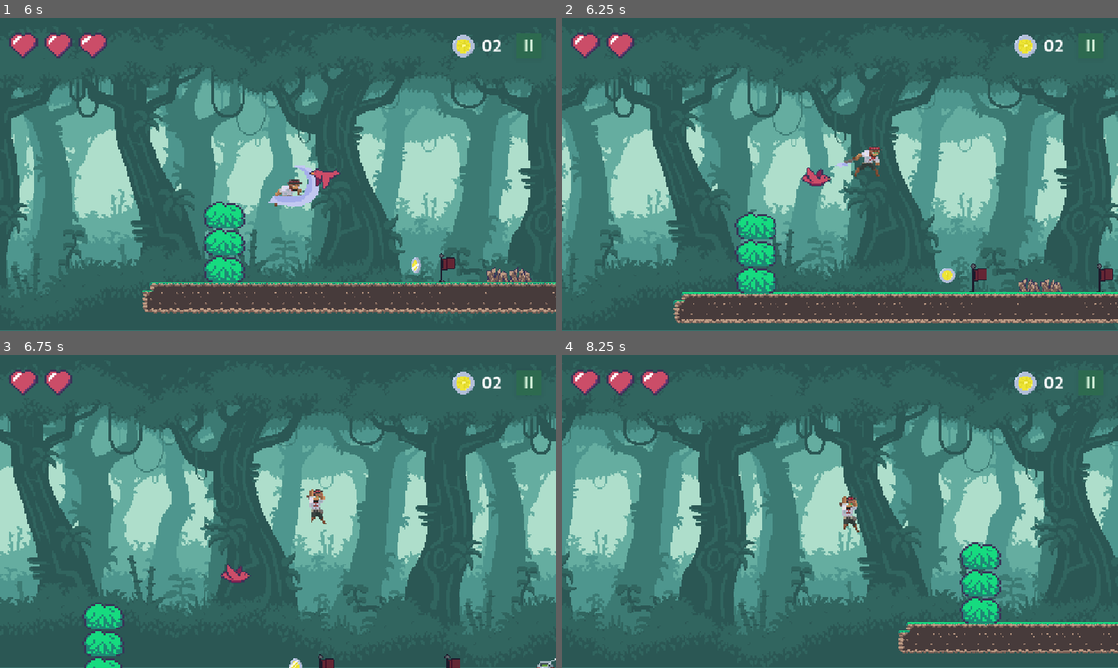
Above: before the commit, frames 1-4 (two rows, left to right).
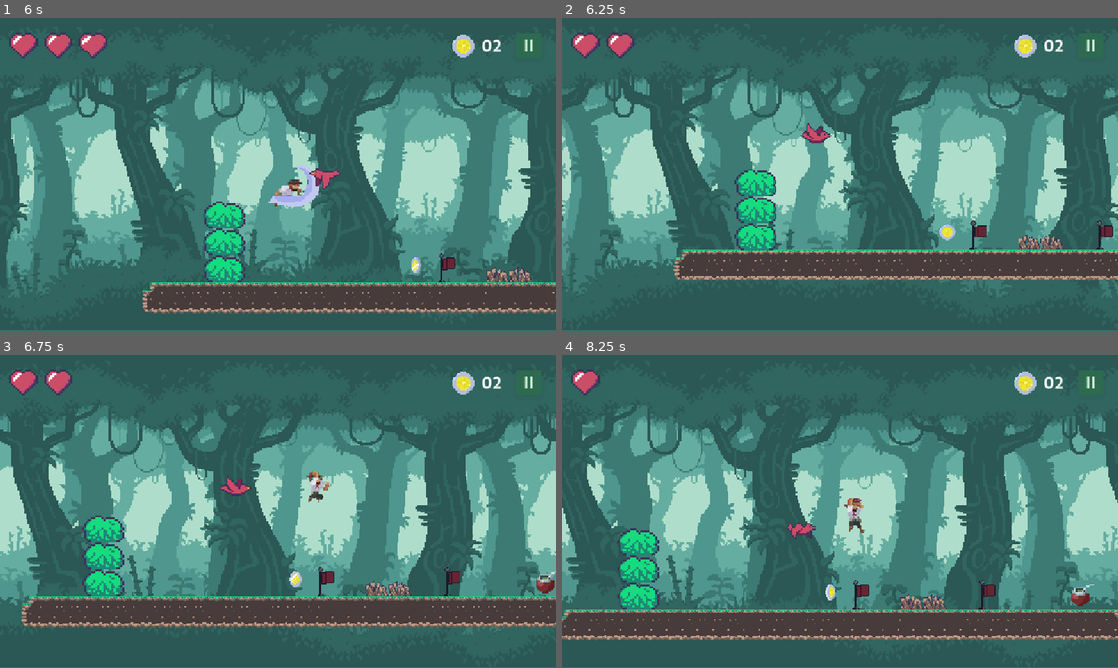
Above: after the commit, the same moments.

Repository: LYoshi02/TP-Videojuegos
Game: Godot game, scene res://pantallas/menu_principal/menu_principal.tscn
Two runs of this game, one before a commit and one after it. Both use one fixed random seed, a clock stepped at 60 frames per second and the inputs below.
Inputs (mouse positions are in pixels of both pictures, inside the frame that each line leads up to):
- Up to frame 1 (6 s): click "NIVELES" at 0.5 s; click "1" at 1.25 s; click "II" at 2 s; click "CONTINUAR" at 2.75 s; move the mouse to (400, 158) at 3.52 s; hold D (derecha) 3.53-5.03 s; tap W (salto) at 3.6, 3.77, 4.07, 4.52, 4.55, 4.82, 5.1 s; move the mouse to (166, 190) at 4.27 s; click (166, 190) at 4.35 s; move the mouse to (333, 105) at 5.02 s; hold A (izquierda) 5.03-5.78 s; move the mouse to (250, 237) at 5.77 s; hold D (derecha) from 5.78 s (still down); click (250, 237) at 5.85 s
- Up to frame 2 (6.25 s): keep holding D (derecha); tap W (salto) at 6.02, 6.05 s
- Up to frame 3 (6.75 s): keep holding D (derecha); tap W (salto) at 6.32, 6.6 s; move the mouse to (444, 558) at 6.52 s
- Up to frame 4 (8.25 s): tap W (salto) at 6.77, 7.07, 7.52, 7.55, 7.82, 8.1 s; move the mouse to (673, 464) at 7.27 s; release D (derecha) at 7.28 s; hold A (izquierda) 7.28-8.03 s; click (673, 464) at 7.35 s; move the mouse to (867, 511) at 8.02 s; hold D (derecha) from 8.03 s (still down)

Frame 1 is identical in both runs. In frame 2, 19% of the frame differs, in the area x 20-100%, y 33-98%; in frame 3, 14%; in frame 4, 53%, in the area x 0-100%, y 4-96%.

Commit message:
mejorar manejo de danio del personaje

Diff:
--- a/juego/enemigos/pajaro/pajaro.gd
+++ b/juego/enemigos/pajaro/pajaro.gd
@@ -9,9 +9,9 @@
 @export var demora_antes_de_atacar = 1.0
 @export var tiempo_espera_post_regreso = 0.5
 
-@onready var game_manager: Node = %GameManager
+@onready var jugador: CharacterBody2D = %Personaje
+
 @onready var animated_sprite_2d: AnimatedSprite2D = $AnimatedSprite2D
-@onready var jugador: CharacterBody2D = %Personaje
 
 var posicion_origen
 var posicion_transicion: Vector2
@@ -102,13 +102,4 @@
 
 func _on_area_2d_body_entered(body: Node2D) -> void:
 	if body.name == GLOBAL.PERSONAJE["NOMBRE_ELEMENTO"]:
-		var y_delta = position.y - body.position.y
-		if y_delta <= 30:
-			var x_delta = body.position.x - position.x
-			if not game_manager.es_ultima_vida():
-				if x_delta > 0:
-					body.saltar_al_costado(500)
-				else:
-					body.saltar_al_costado(-500)
-			print("Decrease health")
-			game_manager.reducir_vida()
+		body.daniar_con_impulso(Vector2(position.x, position.y))
--- a/juego/objetos/pinchos/pinchos.gd
+++ b/juego/objetos/pinchos/pinchos.gd
@@ -2,17 +2,6 @@
 
 @onready var game_manager: Node = %GameManager
 
-func daniar_personaje(body: Node2D, direccion_salto: int):
+func _on_area_superior_body_entered(body: Node2D) -> void:
 	if body.name == GLOBAL.PERSONAJE["NOMBRE_ELEMENTO"]:
-		if not game_manager.es_ultima_vida():
-			body.saltar_al_costado(direccion_salto)
-		game_manager.reducir_vida()
-
-func _on_area_superior_body_entered(body: Node2D) -> void:
-	daniar_personaje(body, 0)
-
-func _on_area_lateral_izquierda_body_entered(body: Node2D) -> void:
-	daniar_personaje(body, -500)
-
-func _on_area_lateral_derecha_body_entered(body: Node2D) -> void:
-	daniar_personaje(body, 500)
+		body.daniar_con_impulso(Vector2(position.x, position.y))
--- a/juego/objetos/pinchos/pinchos.tscn
+++ b/juego/objetos/pinchos/pinchos.tscn
@@ -7,13 +7,7 @@
 size = Vector2(30, 19)
 
 [sub_resource type="RectangleShape2D" id="RectangleShape2D_5o6mr"]
-size = Vector2(26, 4)
-
-[sub_resource type="RectangleShape2D" id="RectangleShape2D_whnrl"]
-size = Vector2(3, 20)
-
-[sub_resource type="RectangleShape2D" id="RectangleShape2D_7rvbx"]
-size = Vector2(3, 20)
+size = Vector2(32, 20)
 
 [node name="Pinchos" type="StaticBody2D"]
 script = ExtResource("1_5o6mr")
@@ -29,21 +23,6 @@
 [node name="AreaSuperior" type="Area2D" parent="."]
 
 [node name="CollisionShape2D" type="CollisionShape2D" parent="AreaSuperior"]
-position = Vector2(0, -8)
 shape = SubResource("RectangleShape2D_5o6mr")
 
-[node name="AreaLateralIzquierda" type="Area2D" parent="."]
-
-[node name="CollisionShape2D" type="CollisionShape2D" parent="AreaLateralIzquierda"]
-position = Vector2(-14.5, 0)
-shape = SubResource("RectangleShape2D_whnrl")
-
-[node name="AreaLateralDerecha" type="Area2D" parent="."]
-
-[node name="CollisionShape2D" type="CollisionShape2D" parent="AreaLateralDerecha"]
-position = Vector2(14.5, 0)
-shape = SubResource("RectangleShape2D_7rvbx")
-
 [connection signal="body_entered" from="AreaSuperior" to="." method="_on_area_superior_body_entered"]
-[connection signal="body_entered" from="AreaLateralIzquierda" to="." method="_on_area_lateral_izquierda_body_entered"]
-[connection signal="body_entered" from="AreaLateralDerecha" to="." method="_on_area_lateral_derecha_body_entered"]
--- a/juego/personaje/personaje.gd
+++ b/juego/personaje/personaje.gd
@@ -4,11 +4,16 @@
 const VELOCIDAD_MOVIMIENTO = 400.0
 const VELOCIDAD_SALTO = -600.0
 
+@onready var game_manager: Node = %GameManager
+
 @onready var sprite_2d: AnimatedSprite2D = $AnimatedSprite2D
 @onready var area_ataque: Area2D = $AreaAtaque
+@onready var timer_inmunidad: Timer = $TimerInmunidad
+@onready var timer_parpadeo: Timer = $TimerParpadeo
 
 var atacando = false
 var saltando = false
+var es_inmune: bool = false
 
 func saltar():
 	velocity.y = VELOCIDAD_SALTO
@@ -16,6 +21,9 @@
 func saltar_al_costado(x):
 	velocity.y = VELOCIDAD_SALTO
 	velocity.x = x
+
+func saltar_verticalmente(y):
+	velocity.y = y
 
 func atacar():
 	if not atacando:
@@ -70,6 +78,52 @@
 	if Input.is_action_just_pressed('derecha'):
 		sprite_2d.flip_h = false
 
+func daniar_con_impulso(posicion_impacto: Vector2):
+	var x_delta = position.x - posicion_impacto.x
+	var y_delta = position.y - posicion_impacto.y
+	var fuerza_salto = 0
+	var es_ultima_vida = game_manager.es_ultima_vida()
+
+	if not es_ultima_vida and not es_inmune:
+		# Determinar si el impacto fue más horizontal o vertical
+		if abs(x_delta) > abs(y_delta):
+			# Impacto lateral → saltar hacia el mismo lado del impacto
+			if x_delta > 0:
+				fuerza_salto = 500  # impacto desde la derecha → saltar a la derecha
+			else:
+				fuerza_salto = -500 # impacto desde la izquierda → saltar a la izquierda
+
+			saltar_al_costado(fuerza_salto)
+		else:
+			# Impacto vertical → saltar en dirección del impacto
+			if y_delta > 0:
+				fuerza_salto = 500  # impacto desde abajo → saltar hacia abajo
+			else:
+				fuerza_salto = -500 # impacto desde arriba → saltar hacia arriba
+
+			saltar_verticalmente(fuerza_salto)
+
+	daniar_personaje()
+
+func daniar_personaje():
+	var era_inmune = es_inmune
+	if not era_inmune:
+		es_inmune = true
+		timer_inmunidad.start()
+		timer_parpadeo.start()
+		print("Decrease health")
+		game_manager.reducir_vida()
+
 func _on_animated_sprite_2d_animation_finished() -> void:
 	if sprite_2d.animation == "atacar":
 		atacando = false
+
+func _on_timer_inmunidad_timeout() -> void:
+	es_inmune = false
+	timer_parpadeo.stop()
+	sprite_2d.visible = true
+	sprite_2d.modulate.a = 1
+
+func _on_timer_parpadeo_timeout() -> void:
+	sprite_2d.visible = !sprite_2d.visible
+	sprite_2d.modulate.a = 0.8
--- a/juego/personaje/personaje.tscn
+++ b/juego/personaje/personaje.tscn
@@ -189,4 +189,13 @@
 position = Vector2(14, 3.5)
 shape = SubResource("RectangleShape2D_whg8i")
 
+[node name="TimerInmunidad" type="Timer" parent="."]
+wait_time = 0.5
+one_shot = true
+
+[node name="TimerParpadeo" type="Timer" parent="."]
+wait_time = 0.05
+
 [connection signal="animation_finished" from="AnimatedSprite2D" to="." method="_on_animated_sprite_2d_animation_finished"]
+[connection signal="timeout" from="TimerInmunidad" to="." method="_on_timer_inmunidad_timeout"]
+[connection signal="timeout" from="TimerParpadeo" to="." method="_on_timer_parpadeo_timeout"]
Not shown: 1 places in juego/objetos/pinchos/pinchos.tscn that only renumber resources
